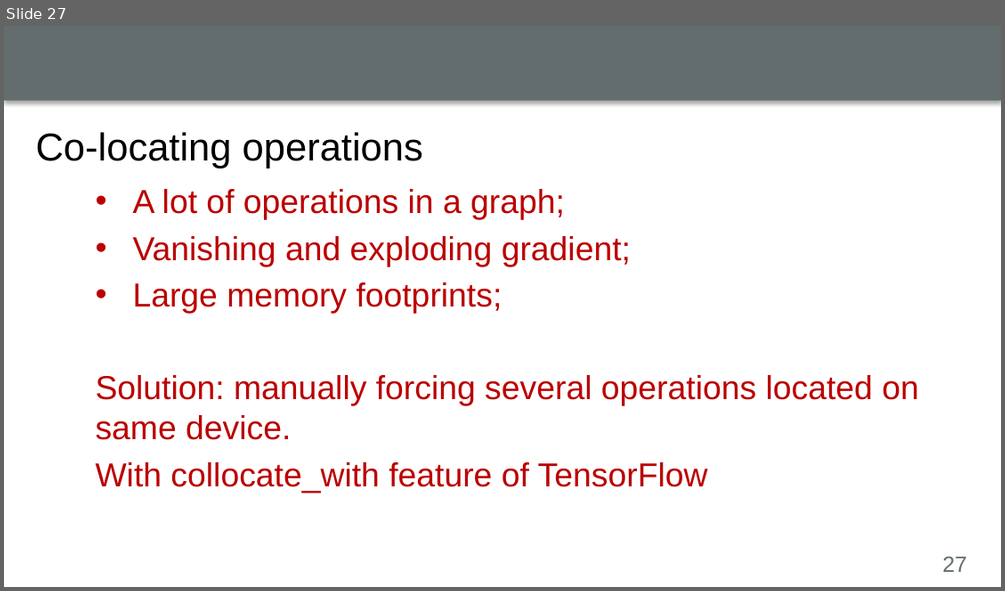
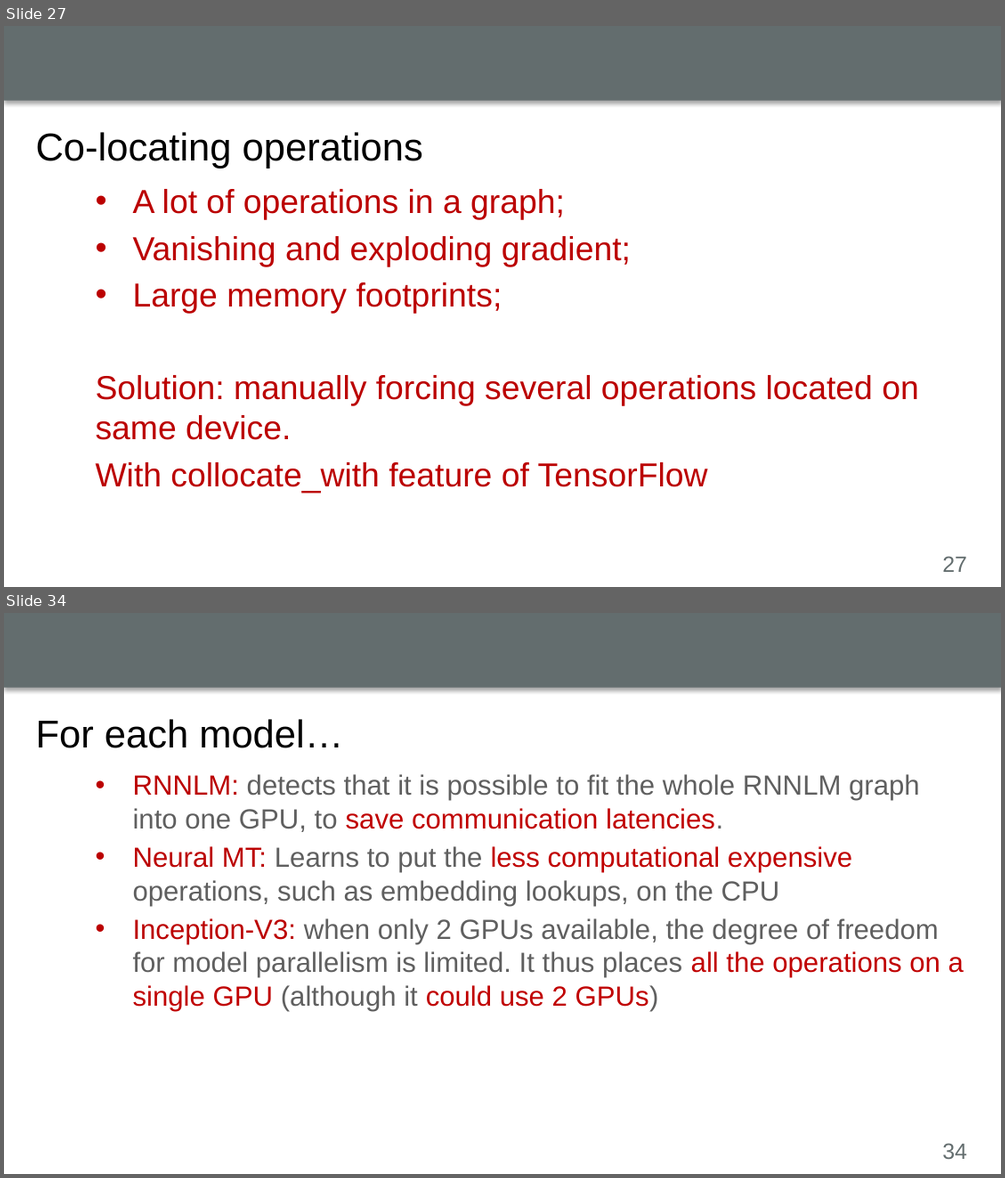
Before and after one commit to luyuliu/CSE-5194, a slide deck: presentation/presentation.pptx. Shown one above the other, each under a label of ours: slide 27 before the commit, slides 27 and 34 after it; the slides between them are not shown. The pictures are 1005x591 and 1005x1178 pixels, drawn with LibreOffice and Linux fonts; fonts in the diff are those of the drawing; background and template pictures are left out. Boxes give left, top, right and bottom in pixels: in the first picture for what was removed or moved away, otherwise in the second. Text is boxed around its words. In the diff, an @@ line names an element or a change of style, - is before the commit and + after.

```diff
--- a/presentation/presentation.pptx
+++ b/presentation/presentation.pptx
@@ slide 34 added at box(4, 613, 1001, 1174), background #FFFFFF; not listed: 2 template elements that a slide beside it also shows @@
@@ title added at box(36, 719, 343, 748), 28 pt, text #000000 @@
+For each model…
@@ text added at box(86, 763, 983, 1133), outline #FFFFFF 0.75 pt, 20 pt, text #5F5F5F @@
+• RNNLM: detects that it is possible to fit the whole RNNLM graph into one GPU, to save communication latencies.
+• Neural MT: Learns to put the less computational expensive operations, such as embedding lookups, on the CPU
+• Inception-V3: when only 2 GPUs available, the degree of freedom for model parallelism is limited. It thus places all the operations on a single GPU (although it could use 2 GPUs)
```
Also in this commit, not shown: 1 slide changed, 27 other slides added, 1 slide removed.
